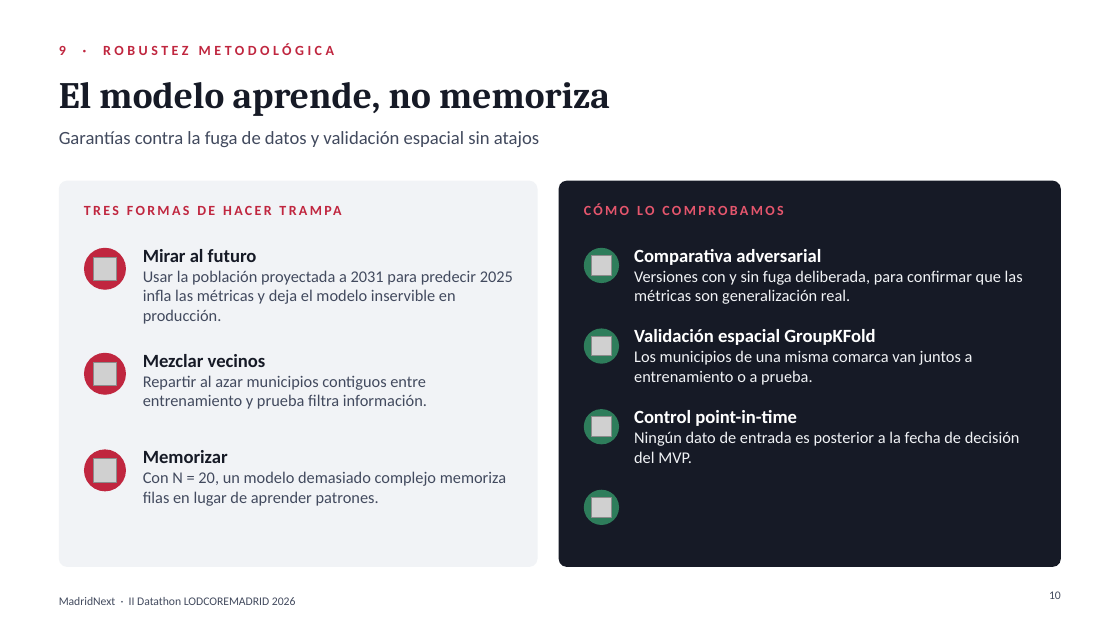
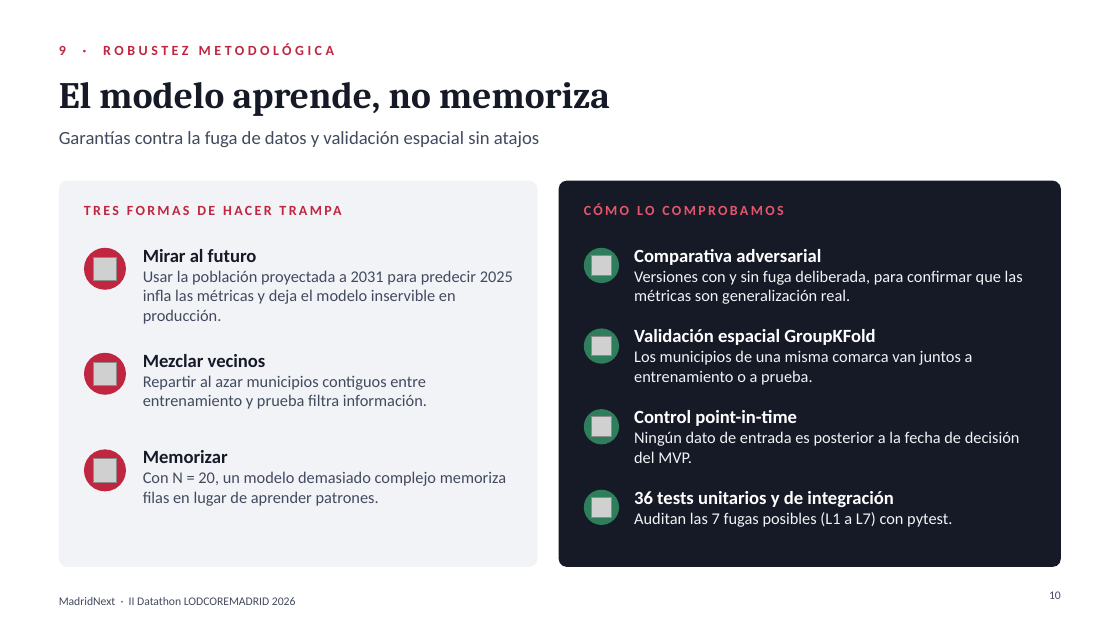
Before and after one commit to AlejandroCuntin/DatathonLodCoreMadrid, a slide deck: slide 10 of presentacion_datathon_oficial.pptx. Drawn at 1120x630 pixels with LibreOffice and Linux fonts; fonts in the diff are those of the drawing; grey boxes stand for pictures. Boxes give left, top, right and bottom in pixels: in the first picture for what was removed or moved away, otherwise in the second. Text is boxed around its words. In the diff, an @@ line names an element or a change of style, - is before the commit and + after.

```diff
--- a/presentacion_datathon_oficial.pptx
+++ b/presentacion_datathon_oficial.pptx
@@ text added at [634, 491, 952, 527], 14 pt, text #F1F3F6 @@
+36 tests unitarios y de integración
+Auditan las 7 fugas posibles (L1 a L7) con pytest.
```
Also in this commit, not shown: 3 other slides changed, 4 other files.
